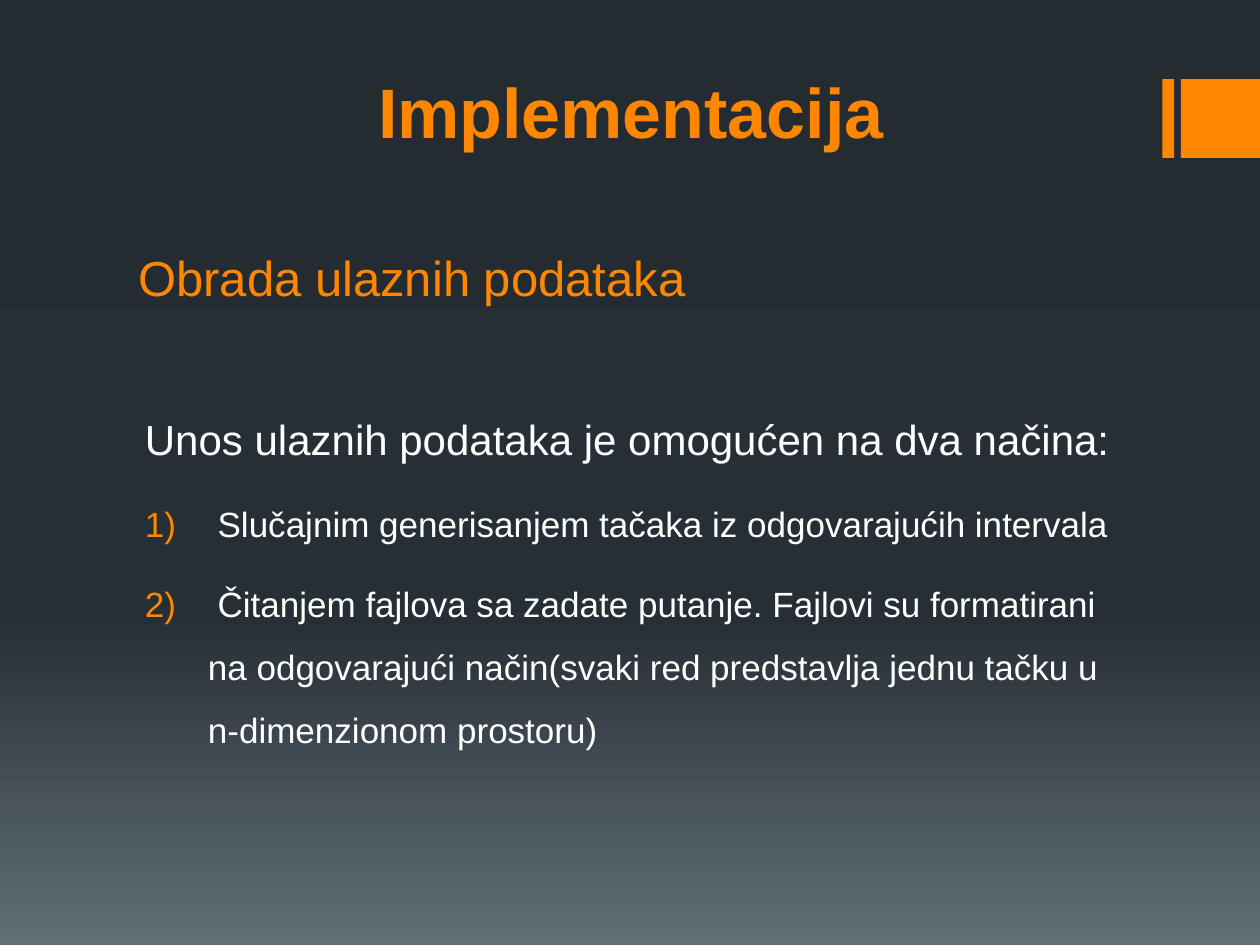
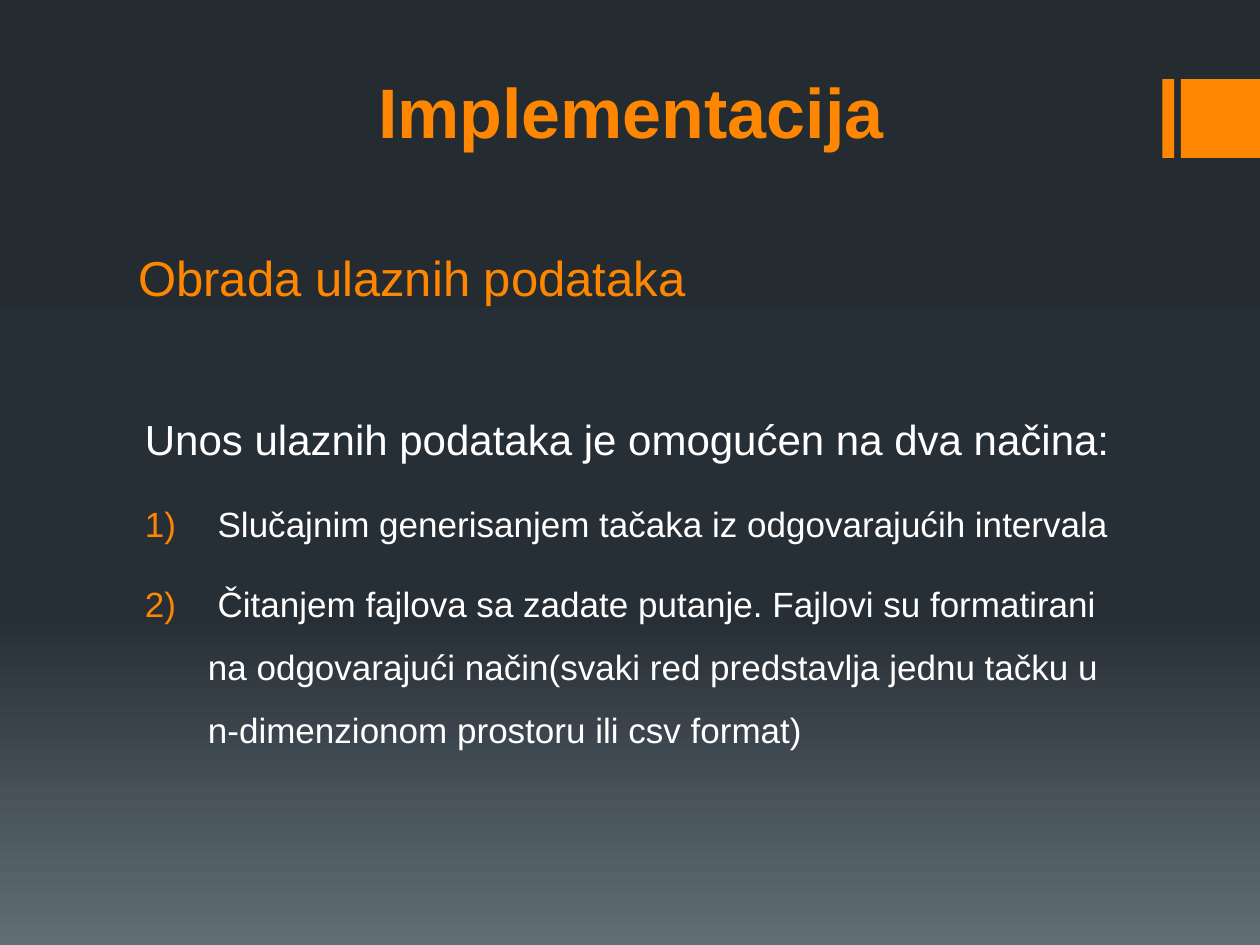
Before and after one commit to erminskrijelj/RI_projekat, a slide deck: slide 3 of Documentations/GA.pptx. Drawn at 1260x945 pixels with LibreOffice and Linux fonts; fonts in the diff are those of the drawing. Boxes give left, top, right and bottom in pixels: in the first picture for what was removed or moved away, otherwise in the second. Text is boxed around its words. In the diff, an @@ line names an element or a change of style, - is before the commit and + after.

```diff
--- a/Documentations/GA.pptx
+++ b/Documentations/GA.pptx
@@ text at (x1=208, y1=589, x2=1097, y2=750): text changed @@
-2) Čitanjem fajlova sa zadate putanje. Fajlovi su formatirani na odgovarajući način(svaki red predstavlja jednu tačku u n-dimenzionom prostoru)
+2) Čitanjem fajlova sa zadate putanje. Fajlovi su formatirani na odgovarajući način(svaki red predstavlja jednu tačku u n-dimenzionom prostoru ili csv format)
```
Also in this commit, not shown: 5 other slides changed, 7 slides added, 3 slides removed, 4 other files.
